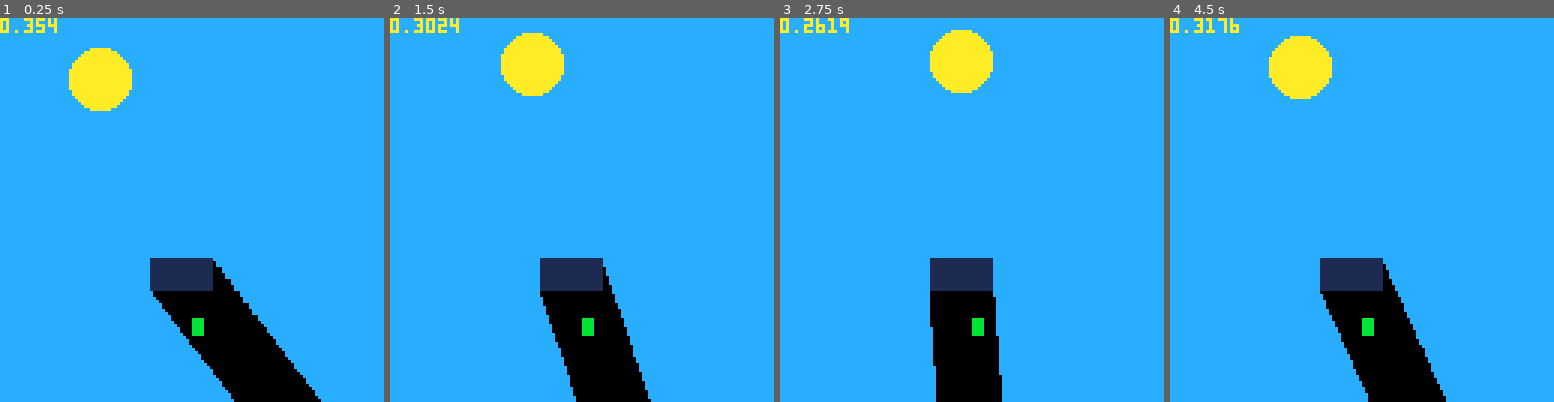
Above: before the commit, frames 1-4 (left to right).
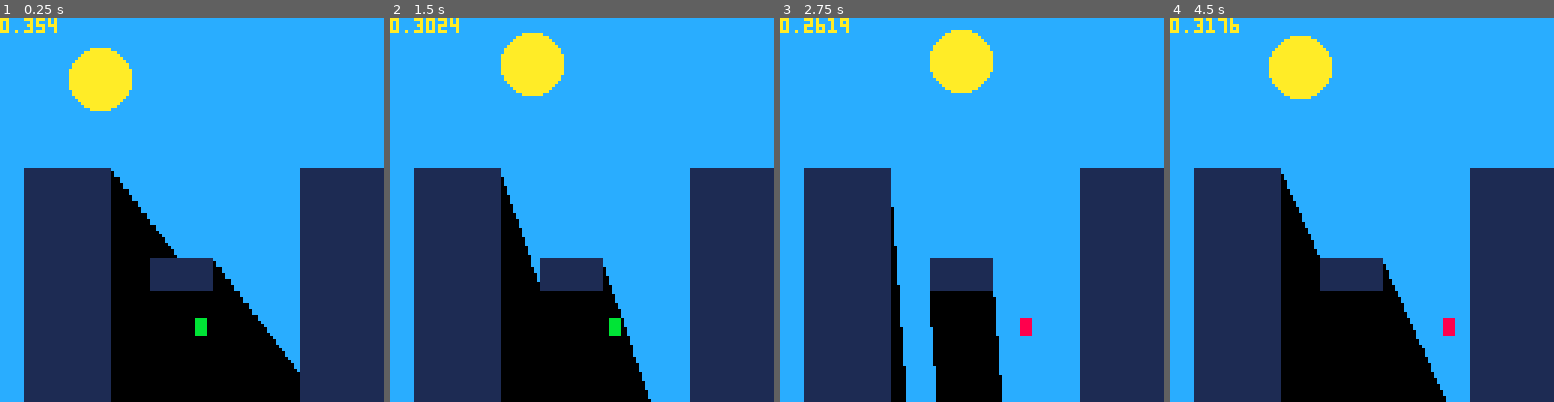
Above: after the commit, the same moments.

Repository: KyleNeubarth/GameStudio2019
Game: PICO-8 cartridge spf.p8
Same seed, same stepped clock (60 frames per second), same inputs: the game is played once before the commit and once after it.
Inputs (mouse positions are in pixels of both pictures, inside the frame that each line leads up to):
- Up to frame 1 (0.25 s): no input
- Up to frame 2 (1.5 s): click (670, 121) at 0.67 s; click (436, 267) at 1.22 s
- Up to frame 3 (2.75 s): click (887, 114) at 1.77 s; click (952, 259) at 2.32 s
- Up to frame 4 (4.5 s): click (1404, 106) at 2.87 s; click (1465, 256) at 3.42 s; click (1231, 102) at 3.97 s

The runs differ from the first frame. In frame 1, 36% of the frame differs, in the area x 6-100%, y 39-100%; in frame 2, 33%; in frame 3, 29%; in frame 4, 34%.

Commit message:
lemming movement/basic collision

Diff:
--- a/spf.p8
+++ b/spf.p8
@@ -15,13 +15,17 @@
 rects = {}
 lemmings = {}
 
+//lemming width, height, velocity
 lemmingw = 3
 lemmingh = 5
+lemmingv = .2
 
 function _init()
-	--enable mouse tracking
+	//enable mouse tracking
 	poke(0x5f2d, 1)
 	addrect(50,80,20,10)
+	addrect(100,50,120,128)
+	addrect(8,50,28,128)
 	addlemming(64,100)
 end
 
@@ -30,6 +34,7 @@
 	mousey = stat(33)
 
 	updatesun()
+	updatelemmings()
 end
 
 function _draw()
@@ -105,7 +110,33 @@
 	sunangle += .2*(angle-sunangle)
 end
 function updatelemmings()
+	for i=1,numlemmings do
+		dx = lemmingv*( (lemmings[i].dir == "right") and 1 or -1)
+		nx = dx + ( (lemmings[i].dir == "right") and (lemmings[i].x + lemmingw) or lemmings[i].x)
 
+		for j=1,numrects do
+			r = rects[j]
+			hit = false
+			if (nx >= r.x and nx <= r.x+r.w) then
+				for k=0,lemmingh-1 do
+					ny = lemmings[i].y + k
+					if (ny >= r.y and ny <= r.y+r.h) then
+						//hits rect
+						hit = true
+						goto hit_rect
+					end
+				end
+			end
+			::hit_rect::
+			if hit == true then
+				dx = -(nx-dx) + (lemmings[i].dir == "right" and r.x or r.x+r.w)
+				lemmings[i].dir = lemmings[i].dir == "right" and "left" or "right"
+			end
+		end
+
+		lemmings[i].x += dx
+
+	end
 end
 -->8
 --constructors/add functions
